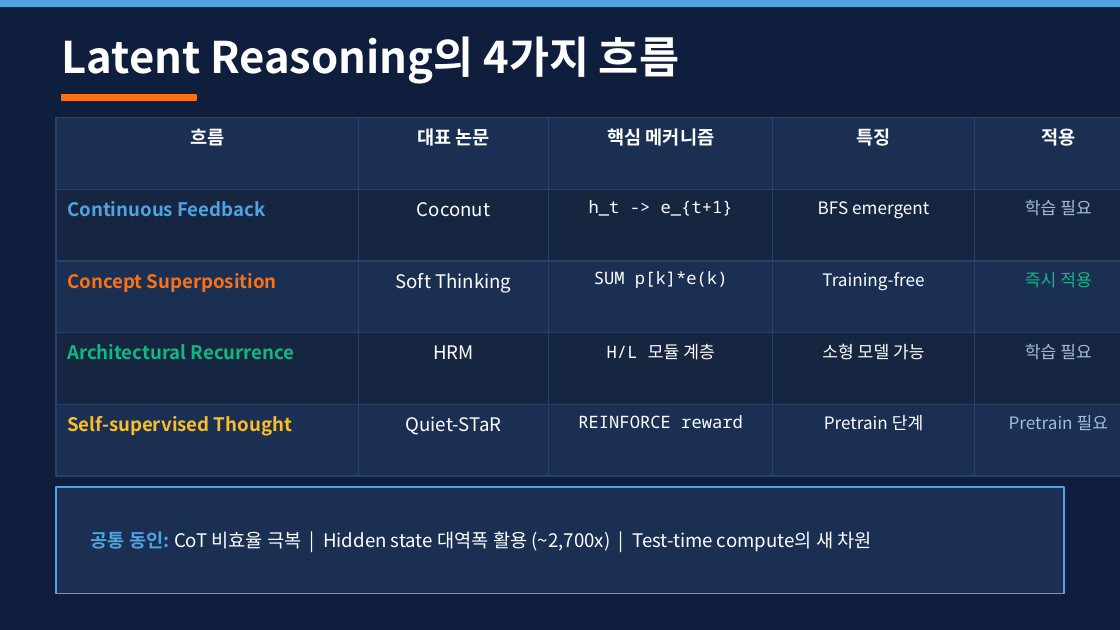
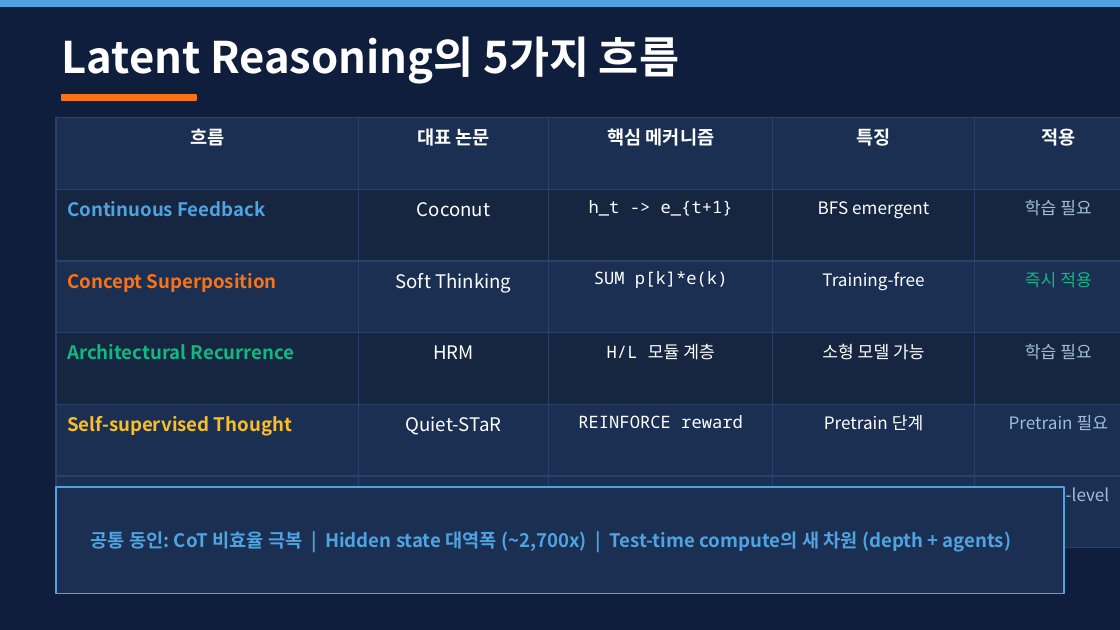
Before and after one commit to you-genie/auto_research, a slide deck: slide 14 of 2026-05-08-latent-reasoning/latent-reasoning-presentation.pptx (slide 12 before the commit). Drawn at 1120x630 pixels with LibreOffice and Linux fonts; fonts in the diff are those of the drawing. Boxes give left, top, right and bottom in pixels: in the first picture for what was removed or moved away, otherwise in the second. Text is boxed around its words. In the diff, an @@ line names an element or a change of style, - is before the commit and + after.

```diff
--- a/2026-05-08-latent-reasoning/latent-reasoning-presentation.pptx
+++ b/2026-05-08-latent-reasoning/latent-reasoning-presentation.pptx
@@ text at [62, 36, 679, 84]: text changed @@
-Latent Reasoning의 4가지 흐름
+Latent Reasoning의 5가지 흐름
@@ table at [56, 118, 1120, 511] @@
+row 6: Multi-Agent Latent | RecursiveMAS | RecursiveLink (Inner/Outer) | +8.3% / 토큰 -75% | System-level
@@ text at [91, 531, 1012, 552]: text changed; text colour #FFFFFF to #4FA3E0; bold on @@
-공통 동인: CoT 비효율 극복 | Hidden state 대역폭 활용 (~2,700x) | Test-time compute의 새 차원
+공통 동인: CoT 비효율 극복 | Hidden state 대역폭 (~2,700x) | Test-time compute의 새 차원 (depth + agents)
```
Also in this commit, not shown: 2 other slides changed, 2 slides added, 3 other files.
